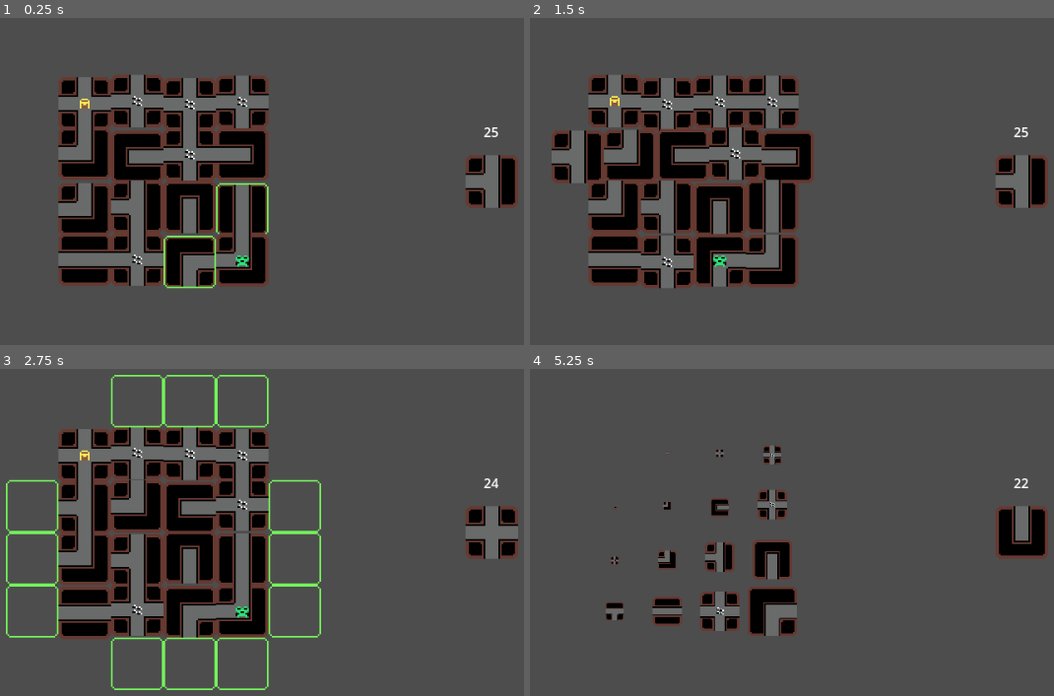
Above: before the commit, frames 1-4 (two rows, left to right).
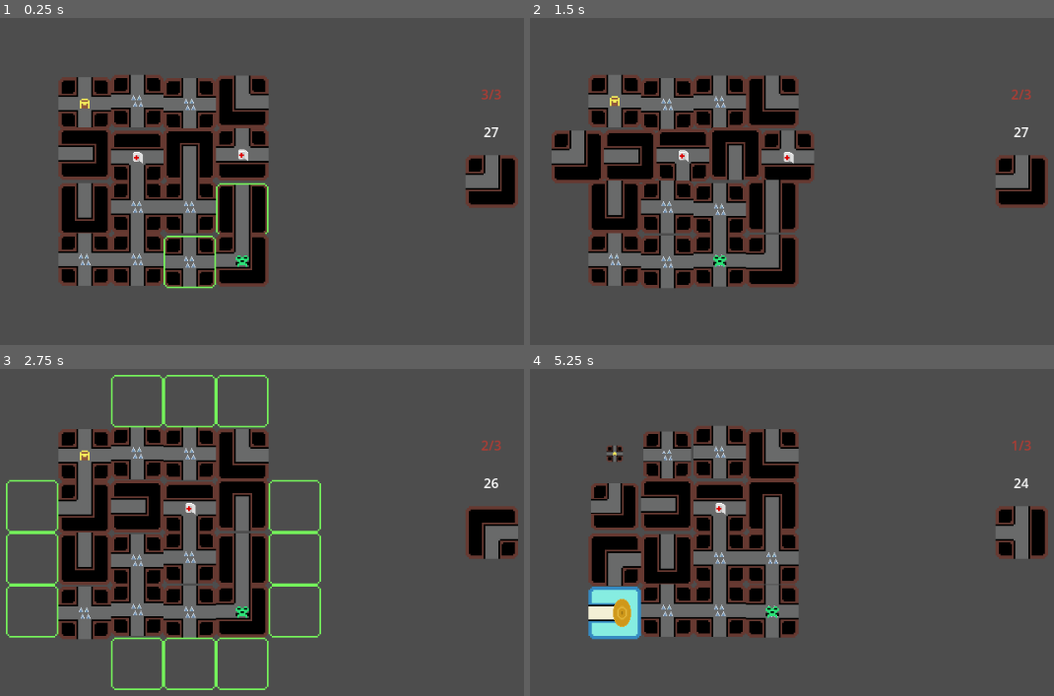
Above: after the commit, the same moments.

Repository: kalasherr/skycastle
Game: Godot game, scene res://scenes/game_scene.tscn
The game is run twice, just before and just after one commit, with the same random seed, the same clock (stepped at 60 frames per second) and the same inputs.
Inputs (mouse positions are in pixels of both pictures, inside the frame that each line leads up to):
- Up to frame 1 (0.25 s): no input
- Up to frame 2 (1.5 s): click (718, 263) at 0.52 s; click (561, 155) at 1.27 s
- Up to frame 3 (2.75 s): click (241, 610) at 2.02 s
- Up to frame 4 (5.25 s): click (561, 558) at 2.77 s; click (718, 610) at 3.52 s; click (561, 610) at 4.27 s; tap Enter (ui_accept) at 5, 5.1 s

The runs differ from the first frame. In frame 1, 4.7% of the frame differs, in the area x 11-96%, y 21-82%; in frame 2, 4.9%; in frame 3, 4.7%; in frame 4, 21%, in the area x 11-96%, y 17-83%.

Commit message:
bell/bandage/sprites/flags

Diff:
--- /dev/null
+++ b/scenes/effects/bandage_effect.tscn
@@ -0,0 +1,11 @@
+[gd_scene load_steps=3 format=3 uid="uid://6rhyssu7kp1y"]
+
+[ext_resource type="Script" uid="uid://lji0aei53n5" path="res://scripts/effects/bandage_effect.gd" id="1_m567g"]
+[ext_resource type="Texture2D" uid="uid://b2wbtienljawv" path="res://sprites/Effects/bandage_effect.png" id="2_sneve"]
+
+[node name="BandageEffect" type="Node2D"]
+script = ExtResource("1_m567g")
+metadata/_custom_type_script = "uid://d0usnce3x1l5o"
+
+[node name="Sprite" type="Sprite2D" parent="."]
+texture = ExtResource("2_sneve")
--- a/scenes/game_scene.tscn
+++ b/scenes/game_scene.tscn
@@ -22,4 +22,14 @@
 horizontal_alignment = 1
 vertical_alignment = 1
 
+[node name="PlayerHP" type="Label" parent="Camera"]
+modulate = Color(0.700626, 0.233734, 0.200222, 1)
+offset_left = 350.0
+offset_top = -126.0
+offset_right = 450.0
+offset_bottom = -86.0
+text = "0"
+horizontal_alignment = 1
+vertical_alignment = 1
+
 [node name="TileMoves" type="Node2D" parent="."]
--- /dev/null
+++ b/scenes/tiles/bell_tile.tscn
@@ -0,0 +1,13 @@
+[gd_scene load_steps=2 format=3 uid="uid://c3ynl0ekyfu10"]
+
+[ext_resource type="Script" uid="uid://nfop03n61uu8" path="res://scripts/tiles/bell_tile.gd" id="1_anqlo"]
+
+[node name="BellTile" type="Node2D"]
+script = ExtResource("1_anqlo")
+metadata/_custom_type_script = "uid://fe2atnyrqe6k"
+
+[node name="SpriteTree" type="Sprite2D" parent="."]
+
+[node name="MainSprite" type="Sprite2D" parent="SpriteTree"]
+
+[node name="Focus" type="Node2D" parent="SpriteTree"]
--- a/scripts/base_tile.gd
+++ b/scripts/base_tile.gd
@@ -10,18 +10,15 @@
 var effects_to_add = []
 var time_from_init = 0
 var curr_position = position
+var tile_in_deck
 
 func init():
 	self.scale = Vector2.ZERO
-
 	replace(tile_size.x * tile_coords)
 	var node = Node2D.new()
 	effects = node
 	node.name = "Effects"
-
 	add_child(node)
-
-
 	define_sprite()
 	add_button()
 	if self.tile_coords.x < G.GS.board_size.x and self.tile_coords.x >= 0 and self.tile_coords.y < G.GS.board_size.y and self.tile_coords.y >= 0:
@@ -34,9 +31,6 @@
 			curr_time -= get_process_delta_time()
 	self.scale = Vector2(1,1)
 	post_init()
-
-
-
 	for effect in effects_to_add:
 		add_effect(effect)
 
@@ -128,7 +122,7 @@
 	if tile_coords.x < 0 or tile_coords.y < 0 or tile_coords.x >= G.GS.board_size.x or tile_coords.y >= G.GS.board_size.y:
 		destroy()
 
-func destroy():
+func destroy(flag = ""):
 	if !is_destroying:
 		is_destroying = true
 		var destroy_player = false
@@ -141,7 +135,7 @@
 				if destroy_player:
 					G.player.scale -= Vector2(0.05, 0.05) * 60 * get_process_delta_time()
 			await get_tree().process_frame
-		if destroy_player:
+		if destroy_player and flag != "leave_player":
 			G.GS.restart_game()
 		queue_free()
 
--- a/scripts/effect.gd
+++ b/scripts/effect.gd
@@ -2,5 +2,7 @@
 
 class_name TileEffect
 
+@onready var bound_tile = get_parent().get_parent()
+
 func on_enter():
 	pass
--- /dev/null
+++ b/scripts/effects/bandage_effect.gd
@@ -0,0 +1,10 @@
+extends TileEffect
+
+class_name BandageEffect
+
+func on_enter():
+	G.player.heal(1)
+	for effect in bound_tile.tile_in_deck.effects_to_add:
+		if effect == "bandage":
+			bound_tile.tile_in_deck.effects_to_add.pop_at(bound_tile.tile_in_deck.effects_to_add.find(effect))
+	queue_free()
--- a/scripts/effects/spikes_effect.gd
+++ b/scripts/effects/spikes_effect.gd
@@ -1,4 +1,6 @@
 extends TileEffect
+
+class_name SpikesEffect
 
 func on_enter():
 	G.player.take_damage(1)
--- a/scripts/game_scene.gd
+++ b/scripts/game_scene.gd
@@ -8,11 +8,13 @@
 var stage_transfer = false
 var focused = false
 var focused_tile
+var restarting = false
 
 @onready var tile_moves = get_node("TileMoves")
 @onready var camera = get_node("Camera")
 
 func _ready():
+
 	camera.position = G.tile_size * board_size / 2 - G.tile_size / 2
 
 	game_phase = "player"
@@ -23,12 +25,12 @@
 	await disable_buttons()
 
 	add_player()
-
+	change_hp(player.hp)
 	next_turn()
 
 func _process(delta):
 	if Input.is_action_just_pressed("ui_accept"):
-		restart_game()
+		restart_game("forced")
 
 func disable_buttons():
 	for tile in get_node("TileManager").get_children():
@@ -49,6 +51,7 @@
 		current_deck.append(tile_deck[i].duplicate())
 		current_deck[i].tile_moves = tile_deck[i].tile_moves
 		current_deck[i].effects_to_add = tile_deck[i].effects_to_add
+		current_deck[i].tile_in_deck = tile_deck[i]
 
 	var deck_to_pick = current_deck
 
@@ -130,6 +133,7 @@
 		var tile = load("res://scenes/tiles/basic_tile.tscn").instantiate()
 		tile.tile_moves = moves
 		tile_deck.append(tile)
+		tile.add_effect("bandage")
 	for i in range (0,10):
 		var moves = [Vector2(0,1), Vector2(0,-1), Vector2(1,0), Vector2(-1,0)]
 		for j in range(0,0):
@@ -139,6 +143,14 @@
 		tile.tile_moves = moves
 		tile_deck.append(tile)
 		tile.add_effect("spikes")
+	for i in range(0,2):
+		var moves = [Vector2(0,1), Vector2(0,-1), Vector2(1,0), Vector2(-1,0)]
+		for j in range(0,3):
+			moves.shuffle()
+			moves.pop_front()
+		var tile = load("res://scenes/tiles/bell_tile.tscn").instantiate()
+		tile.tile_moves = moves
+		tile_deck.append(tile)
 
 
 
@@ -160,7 +172,8 @@
 	var tile
 	if current_deck.size() > 0:
 		tile = current_deck[0]
-		update_next_tile(tile.get_sprite()[0], tile.get_sprite()[1])
+		if tile:
+			update_next_tile(tile.get_sprite()[0], tile.get_sprite()[1])
 	else:
 		camera.get_node("NextTile").texture = null
 		camera.get_node("DeckLeft").text = str(0)
@@ -168,7 +181,7 @@
 
 
 
-	if !stage_transfer:
+	if !stage_transfer and !restarting:
 		if game_phase == "player":
 			await disable_buttons()
 			await get_player_moves()
@@ -273,15 +286,7 @@
 	disable_buttons()
 	for move in get_node("TileMoves").get_children():
 		move.queue_free()
-
-	for i in range(0,board_size.x):
-		for j in range(0,board_size.y):
-			if i != board_size.x - 1 or j != board_size.y - 1:
-				if get_tile(Vector2(board_size.x - i - 1,board_size.y - j - 1)):
-					get_tile(Vector2(board_size.x - i - 1,board_size.y - j - 1)).destroy()
-				if get_tile(Vector2(board_size.y - j - 1,board_size.x - i - 1)):
-					get_tile(Vector2(board_size.y - j - 1,board_size.x - i - 1)).destroy()
-				await get_tree().create_timer(0.1).timeout
+	await destroy_all_tiles("leave_player")
 
 	var start_tile = get_tile(player.player_coords)
 
@@ -298,6 +303,11 @@
 	var new_camera_pos = G.tile_size * board_size / 2 - G.tile_size / 2
 
 	var graph = func(curr):
+# 		if curr < 1.0:
+# 			return 8 * ((curr/init_time - 0.25) ** 2) - 0.5
+# 		else:
+# 			return - 4 * ((curr/init_time - 1) ** 2)  + 1
+
 		#if curr < 1.0:
 			#return (4 * (curr/init_time - 0.25)) ** 2 - 1
 		#else:
@@ -311,7 +321,6 @@
 # 		return (sin(curr/init_time * PI / 2) ** 3)
 
 	while curr_time < init_time:
-		print(graph.call(curr_time))
 		start_tile.replace(graph.call(curr_time) * new_pos + (1 - graph.call(curr_time)) * old_pos)
 		camera.position = graph.call(curr_time) * new_camera_pos + (1 - graph.call(curr_time)) * old_camera_pos
 		player.replace(graph.call(curr_time) * new_pos + (1 - graph.call(curr_time)) * old_pos + start_tile.get_player_offset())
@@ -334,14 +343,18 @@
 	next_turn()
 
 func change_hp(amount):
-	print("Current hp: ", amount)
+	camera.get_node("PlayerHP").text = str(player.hp) + "/" + str(player.max_hp)
+	if player.hp == 0:
+		restart_game()
 
 func light_up_tiles(coords_arr, color = "premove"):
-	for coords in coords_arr:
-		var sprite = Sprite2D.new()
-		sprite.texture = load("res://sprites/tiles/tile_" + color + ".png")
-		sprite.name = "Focus"
-		get_tile(coords).get_node("SpriteTree/Focus").add_child(sprite)
+	if !restarting:
+		for coords in coords_arr:
+			if get_tile(coords):
+				var sprite = Sprite2D.new()
+				sprite.texture = load("res://sprites/tiles/tile_" + color + ".png")
+				sprite.name = "Focus"
+				get_tile(coords).get_node("SpriteTree/Focus").add_child(sprite)
 
 func light_off_tiles():
 	for tile in get_node("TileManager").get_children():
@@ -350,29 +363,72 @@
 				for child in sprite.get_children():
 					child.queue_free()
 
-func restart_game():
+func restart_game(flag = "none"):
+	restarting = true
 	await disable_buttons()
+	if flag != "forced":
+		await destroy_all_tiles()
+	else:
+		await destroy_all_tiles("ignore_player")
 	if player:
 		player.queue_free()
-	print("Board size: ", board_size)
-	await destroy_all_tiles()
-	board_size = Vector2(4,4)
-	_ready()
-
-func destroy_all_tiles():
+	player = null
 	tile_deck = []
 	current_deck = []
 	game_phase = "tile"
-	player = null
 	stage_transfer = false
 	focused = false
 	focused_tile = null
-	for i in range(0, board_size.x + board_size.y - 1):
-		for tile in get_node("TileManager").get_children():
-			if tile.tile_coords.x + tile.tile_coords.y == i:
-				print("Deleted: ", tile.tile_coords)
-				tile.destroy()
-		await get_tree().create_timer(0.05).timeout
-	while get_node("TileManager").get_children().size() != 0:
-		await get_tree().process_frame
-	return
+	board_size = Vector2(4,4)
+	restarting = false
+	_ready()
+
+func destroy_all_tiles(flag = "cascade", parameters = []):
+	if flag == "cascade":
+		for i in range(0, board_size.x + board_size.y):
+			var found = false
+			for tile in get_node("TileManager").get_children():
+				var difference = tile.tile_coords
+				if player:
+					difference = Vector2(tile.tile_coords - player.player_coords)
+				if abs(difference.x) + abs(difference.y) == board_size.x + board_size.y - i:
+					tile.destroy()
+					found = true
+			if found:
+				await get_tree().create_timer(0.2).timeout
+		if get_tile(player.player_coords):
+			await get_tree().create_timer(0.5).timeout
+			await get_tile(player.player_coords).destroy("leave_player")
+		while get_node("TileManager").get_children().size() != 0:
+			await get_tree().process_frame
+		return
+	elif flag == "leave_player":
+		var destroy = func():
+			for i in range(0, board_size.x + board_size.y):
+				var found = false
+				for tile in get_node("TileManager").get_children():
+					var difference = tile.tile_coords
+					if abs(difference.x) + abs(difference.y) == board_size.x + board_size.y - i and tile.tile_coords != Vector2.ZERO:
+						tile.destroy()
+						found = true
+				if found:
+					await get_tree().create_timer(0.2).timeout
+		await destroy.call()
+		return
+	elif flag == "ignore_player":
+		for i in range(0, board_size.x + board_size.y):
+			var found = false
+			for tile in get_node("TileManager").get_children():
+				var difference = tile.tile_coords
+				if player:
+					difference = Vector2(tile.tile_coords - player.player_coords)
+				if abs(difference.x) + abs(difference.y) == board_size.x + board_size.y - i:
+					tile.destroy()
+					found = true
+			if found:
+				await get_tree().create_timer(0.2).timeout
+		if get_tile(player.player_coords):
+			await get_tile(player.player_coords).destroy("leave_player")
+		while get_node("TileManager").get_children().size() != 0:
+			await get_tree().process_frame
+		return
--- a/scripts/player_entity.gd
+++ b/scripts/player_entity.gd
@@ -2,6 +2,7 @@
 
 var player_current_health = 3
 var player_coords
+var max_hp = 3
 var hp = 3
 var curr_position = position
 
@@ -11,7 +12,14 @@
 	G.GS.change_hp(hp)
 
 func lose_hp():
-	player_current_health -= 1
+	hp -= 1
+
+func heal(amount = 1):
+	if hp + amount <= max_hp:
+		hp += amount
+	G.GS.change_hp(hp)
+
+
 
 func replace(coords):
 	curr_position = coords
@@ -30,11 +38,14 @@
 	tile.on_enter()
 
 func take_damage(amount):
-	for i in range(0,10):
-		if self.modulate[3] != 0:
-			self.modulate[3] = 0
-		else:
-			self.modulate[3] = 1
-		await get_tree().create_timer(0.1).timeout
 	hp -= 1
 	G.GS.change_hp(hp)
+	if hp == 0:
+		G.GS.restart_game()
+	else:
+		for i in range(0,10):
+			if self.modulate[3] != 0:
+				self.modulate[3] = 0
+			else:
+				self.modulate[3] = 1
+			await get_tree().create_timer(0.1).timeout
--- /dev/null
+++ b/scripts/tiles/bell_tile.gd
@@ -0,0 +1,34 @@
+extends Tile
+
+class_name BellTile
+
+@onready var main_sprite = get_node("SpriteTree/MainSprite")
+
+func get_sprite():
+	var sprite
+	var rot = 0
+	sprite = load("res://sprites/tiles/bell_2.png")
+	match tile_moves[0]:
+		Vector2(-1,0):
+			rot = deg_to_rad(90)
+		Vector2(1,0):
+			rot = deg_to_rad(-90)
+		Vector2(0,-1):
+			rot = deg_to_rad(180)
+	return [sprite,rot]
+
+func get_player_offset():
+	var player_offset = Vector2(0,14)
+	match tile_moves[0]:
+		Vector2(-1,0):
+			return player_offset.rotated(deg_to_rad(90))
+		Vector2(1,0):
+			return player_offset.rotated(deg_to_rad(-90))
+		Vector2(0,-1):
+			return player_offset.rotated(deg_to_rad(180))
+		Vector2(0,1):
+			return player_offset
+
+func define_sprite():
+	main_sprite.texture = get_sprite()[0]
+	main_sprite.rotation = get_sprite()[1]
Not shown, added: scripts/effects/bandage_effect.gd.uid
Not shown, added: scripts/tiles/bell_tile.gd.uid
Binary file added: sprites/Effects/bandage_effect.png
Not shown, added: sprites/Effects/bandage_effect.png.import
Binary file changed: sprites/Effects/spikes_effect.png
Binary file added: sprites/tiles/bell_1.png
Not shown, added: sprites/tiles/bell_1.png.import
Binary file added: sprites/tiles/bell_2.png
Not shown, added: sprites/tiles/bell_2.png.import
